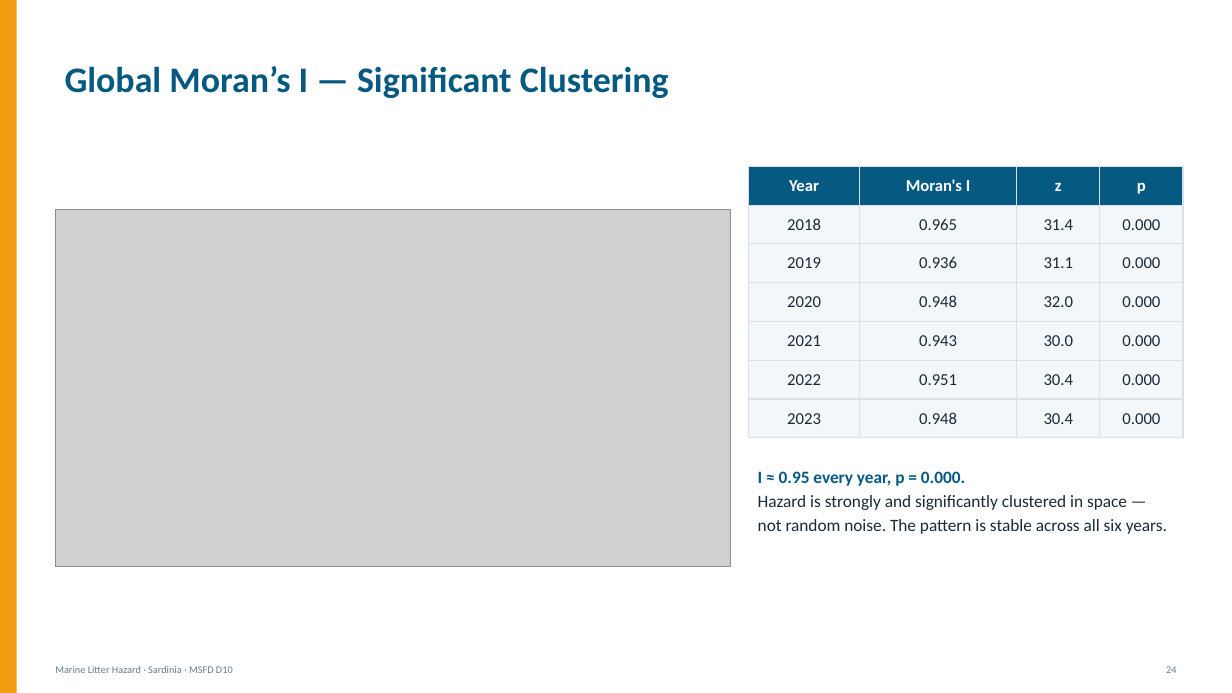
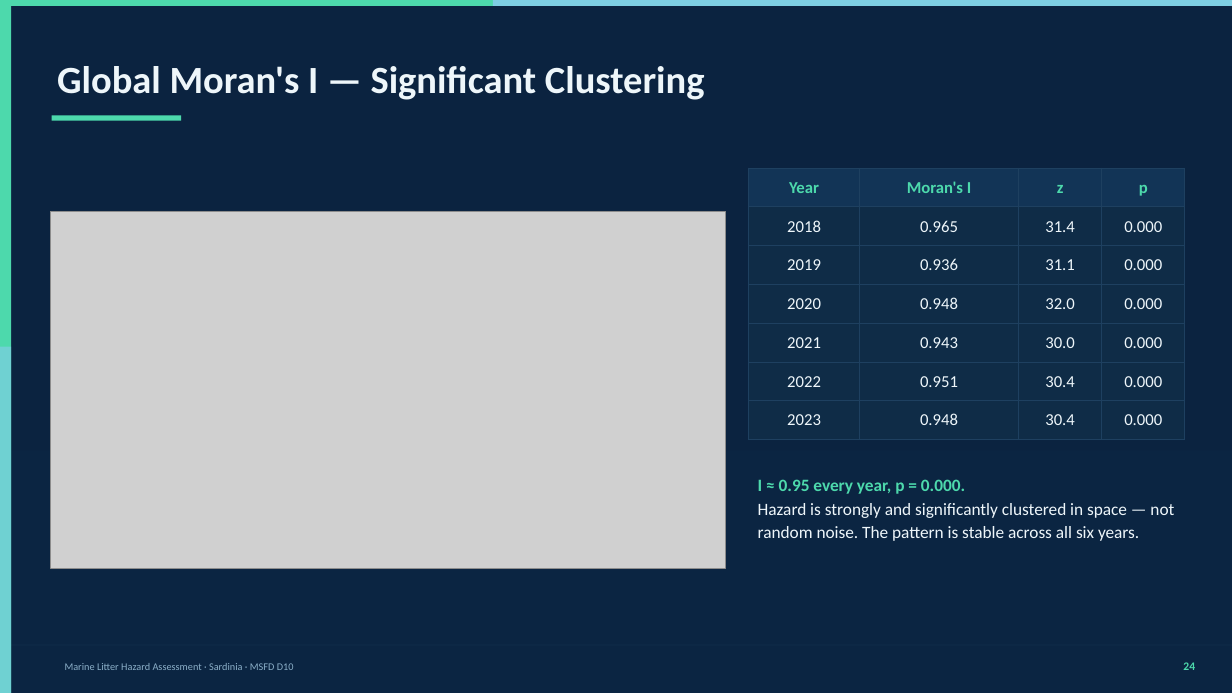
Before and after one commit to daniele22-u/hhe-labsardinia, a slide deck: slide 25 of Marine_Litter_Hazard_Sardinia.pptx. Drawn at 1232x693 pixels with LibreOffice and Linux fonts; fonts in the diff are those of the drawing; grey boxes stand for pictures. Boxes give left, top, right and bottom in pixels: in the first picture for what was removed or moved away, otherwise in the second. Text is boxed around its words. In the diff, an @@ line names an element or a change of style, - is before the commit and + after.

```diff
--- a/Marine_Litter_Hazard_Sardinia.pptx
+++ b/Marine_Litter_Hazard_Sardinia.pptx
@@ background #FFFFFF to #0B2340 @@
@@ rectangle: place and size @@
-rectangle at box(0, 0, 17, 693)
+rectangle at box(0, 6, 11, 693)
@@ rectangle at box(0, 6, 11, 693): fill #F39C12 to #4DD9AC @@
@@ rectangle added at box(0, 0, 1232, 6), fill #4DD9AC @@
@@ rectangle added at box(493, 0, 1232, 6), fill #7ECEE3 @@
@@ text at box(57, 66, 705, 100): text changed; size 28 to 30 pt; text colour #065A82 to #EEF6FA @@
-Global Moran’s I — Significant Clustering
+Global Moran's I — Significant Clustering
@@ rectangle added at box(52, 116, 181, 121), fill #4DD9AC @@
@@ table at box(749, 168, 1185, 429) @@
@@ fill #065A82 to #123456 in row 1 @@
@@ fill #F4F7F9 to #0F2C47 in 24 cells @@
@@ text colour #FFFFFF to #4DD9AC in "Year", "Moran's I", "z", "p" @@
@@ text colour #1A2A38 to #EEF6FA in "2018", "0.965", "31.4", "0.000" and 20 more places @@
@@ borders changed @@
@@ picture: place and size @@
-picture at box(55, 210, 730, 567)
+picture at box(51, 212, 726, 568)
@@ rectangle added at box(0, 347, 11, 693), fill #7ECEE3 at 70% opacity @@
@@ rectangle added at box(0, 451, 1232, 693), fill #0D2845 at 40% opacity @@
@@ text "I ≈ 0.95 every year, ...": place and size @@
-text "I ≈ 0.95 every year, ..." at box(758, 471, 1167, 534)
+text "I ≈ 0.95 every year, ..." at box(758, 479, 1174, 541)
@@ text "I ≈ 0.95 every year, ..." at box(758, 479, 1174, 541): text colour #065A82 to #4DD9AC in "I ≈ 0.95 every year, p = ..."; text colour #1A2A38 to #EEF6FA in "Hazard is strongly and significantly clustered in ..." @@
@@ rectangle added at box(0, 645, 1232, 645), fill #1E4060 @@
@@ text "24": place and size @@
-text "24" at box(1166, 666, 1176, 673)
+text "24" at box(1183, 662, 1195, 670)
@@ text "24" at box(1183, 662, 1195, 670): size 8 to 9 pt, text colour #6B7B8C to #4DD9AC, bold on @@
@@ text at box(65, 663, 294, 670): text changed; text colour #6B7B8C to #8BAFC8 @@
-Marine Litter Hazard · Sardinia · MSFD D10
+Marine Litter Hazard Assessment · Sardinia · MSFD D10
```
Also in this commit, not shown: 29 other slides changed, 2 other files.
